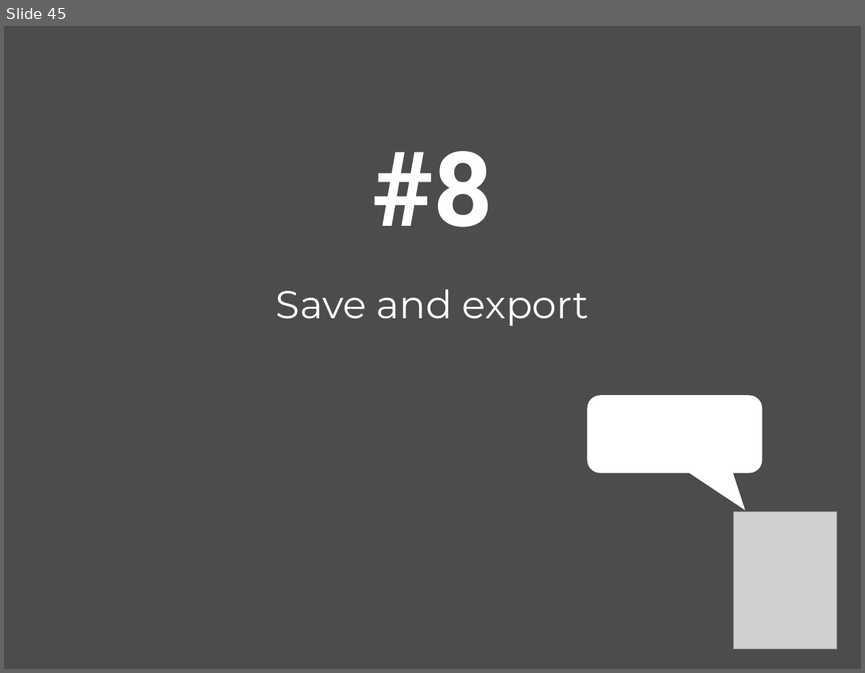
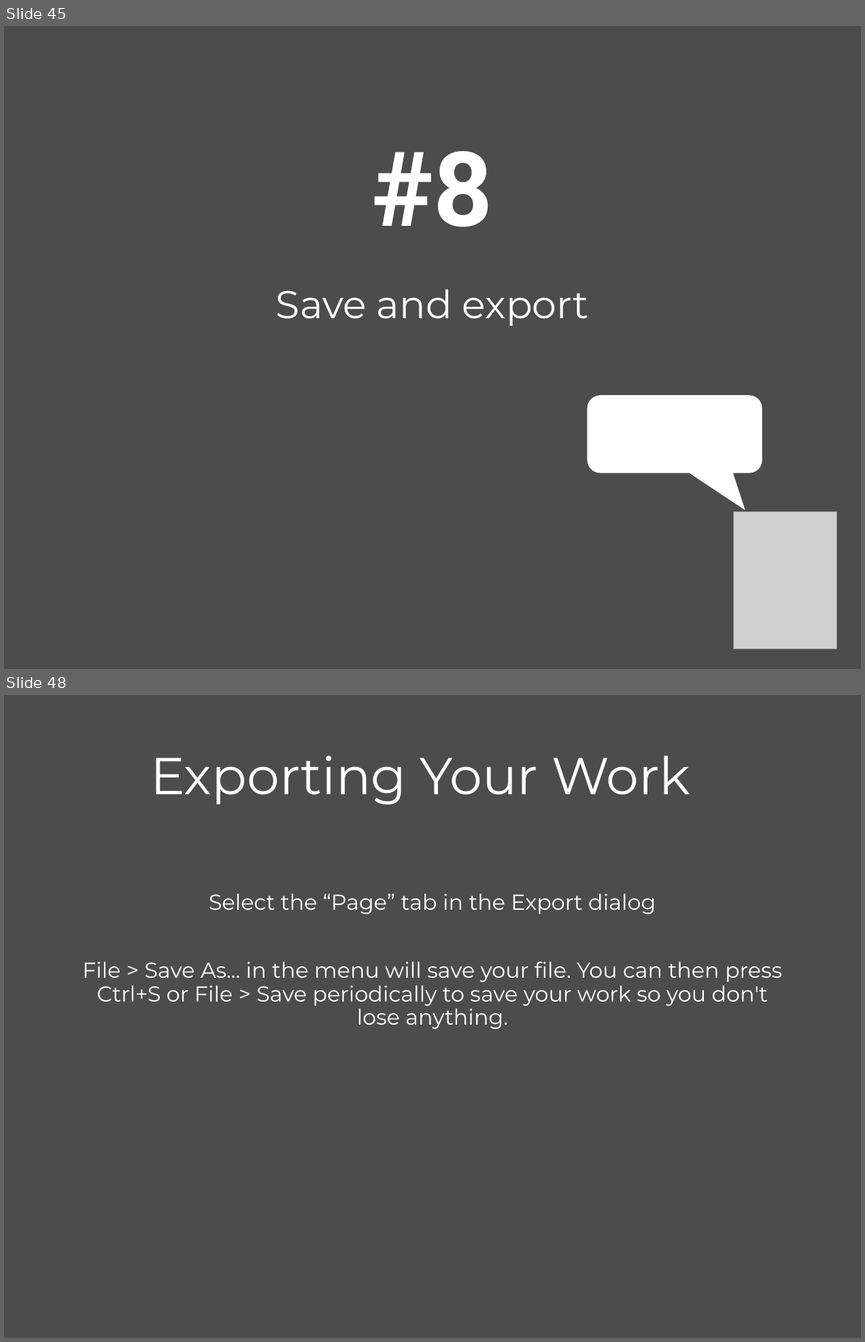
Before and after one commit to mairin/agc-materials, a slide deck: inkscape-slides/InkscapeBootcamp.odp. Shown one above the other, each under a label of ours: slide 45 before the commit, slides 45 and 48 after it; the slides between them are not shown. The pictures are 865x673 and 865x1342 pixels, drawn with LibreOffice and Linux fonts; fonts in the diff are those of the drawing; grey boxes stand for pictures. Boxes give left, top, right and bottom in pixels: in the first picture for what was removed or moved away, otherwise in the second. Text is boxed around its words. In the diff, an @@ line names an element or a change of style, - is before the commit and + after.

```diff
--- a/inkscape-slides/InkscapeBootcamp.odp
+++ b/inkscape-slides/InkscapeBootcamp.odp
@@ slide 48 added at (4, 695, 861, 1338), background #4C4C4C @@
@@ title added at (150, 756, 690, 804), 48 pt, text #FFFFFF @@
+Exporting Your Work
@@ title added at (209, 894, 655, 915), 20 pt, text #FFFFFF @@
+Select the “Page” tab in the Export dialog
@@ title added at (82, 962, 782, 1030), 20 pt, text #FFFFFF @@
+File > Save As... in the menu will save your file. You can then press Ctrl+S or File > Save periodically to save your work so you don't lose anything.
```
Also in this commit, not shown: 2 other slides added.
